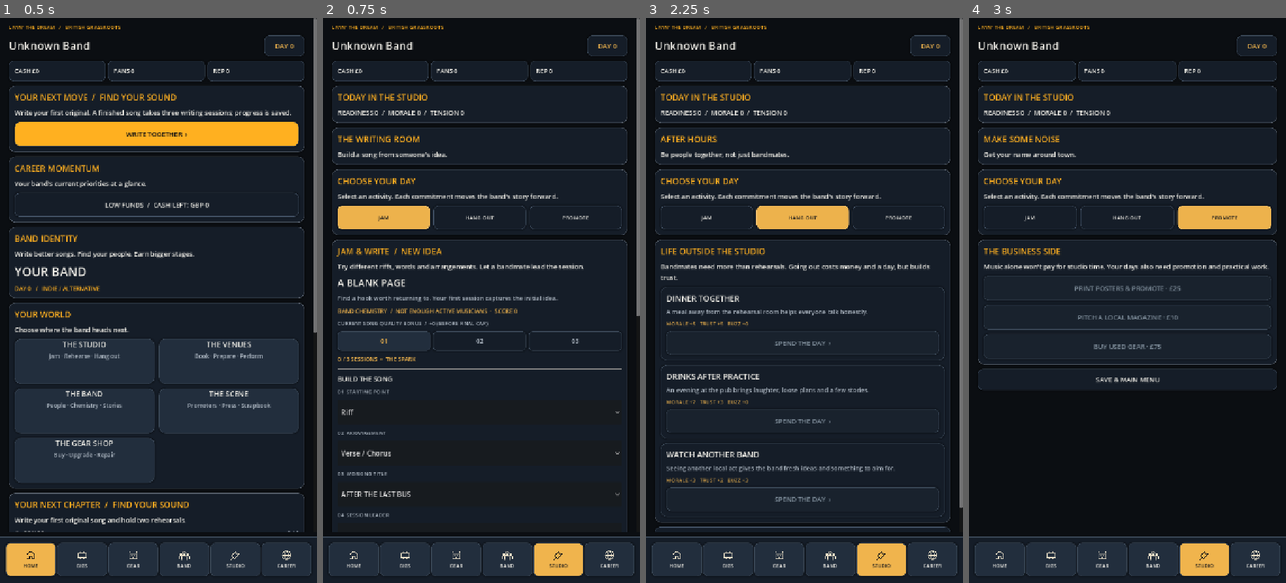
Above: before the commit, frames 1-4 (left to right).
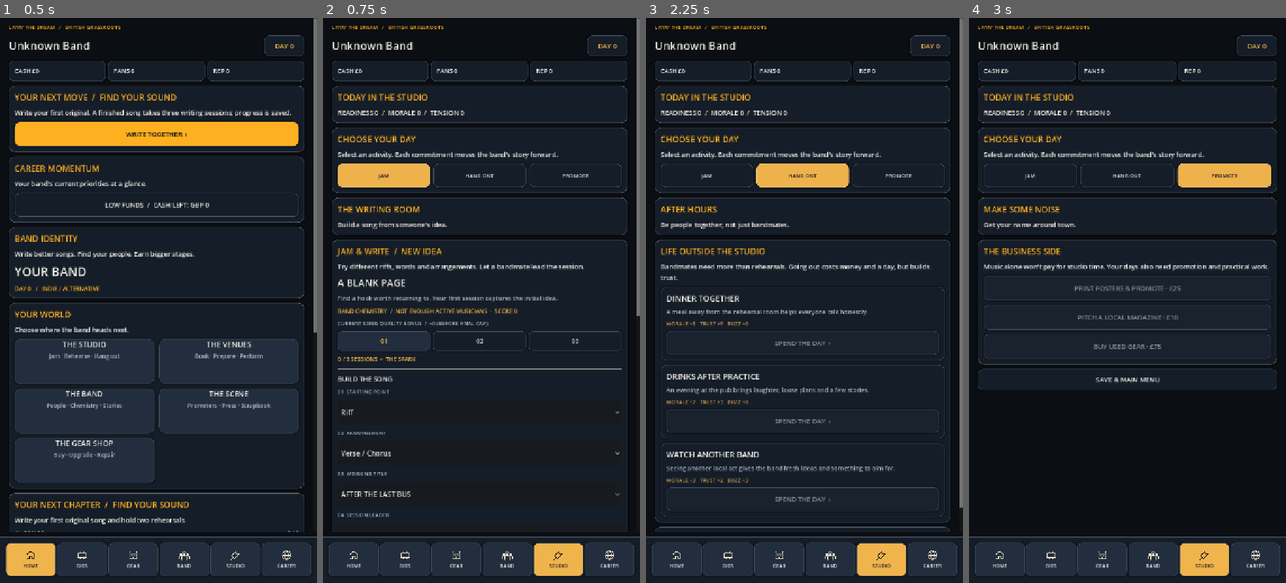
Above: after the commit, the same moments.

Repository: alimuir654-rgb/BandMaster
Game: Godot game, scene res://Scenes/CareerHub.tscn
The game is run twice, just before and just after one commit, with the same random seed, the same clock (stepped at 60 frames per second) and the same inputs. This scene is started directly instead of the project's main scene.
Inputs:
- Up to frame 1 (0.5 s): no input
- Up to frame 2 (0.75 s): click "WRITE TOGETHER ›" at 0.5 s
- Up to frame 3 (2.25 s): click "JAM" at 1.25 s; click "HANG OUT" at 2 s
- Up to frame 4 (3 s): click "PROMOTE" at 2.75 s

Frame 1 is identical in both runs. In frame 2, 4.2% of the frame differs, in the area x 2-96%, y 20-38%; in frame 3, 4.6%; in frame 4, 4.7%, in the area x 2-98%, y 20-38%.

Commit message:
Put writing, social and promotion mode navigation ahead of imagery

Diff:
--- a/Scripts/career_hub.gd
+++ b/Scripts/career_hub.gd
@@ -859,6 +859,21 @@
    _action(snapshot,"SHOW DAY  /  HEAD TO THE GIG",func() -> void: _switch("GIGS"),true)
  var mode_titles := {"JAM":"THE WRITING ROOM","HANG OUT":"AFTER HOURS","PROMOTE":"MAKE SOME NOISE"}
  var mode_descriptions := {"JAM":"Build a song from someone's idea.","HANG OUT":"Be people together, not just bandmates.","PROMOTE":"Get your name around town."}
+ var switches := _card("CHOOSE YOUR DAY","Select an activity. Each commitment moves the band's story forward.")
+ var navigation := HBoxContainer.new()
+ navigation.add_theme_constant_override("separation",8)
+ switches.add_child(navigation)
+ for mode in ["JAM","HANG OUT","PROMOTE"]:
+  var destination := str(mode)
+  var selected := action_view == destination
+  var button := UI.button(destination,selected)
+  button.custom_minimum_size.y = 54
+  button.add_theme_font_size_override("font_size",12)
+  navigation.add_child(button)
+  button.pressed.connect(func() -> void:
+   action_view = destination
+   _render()
+  )
  var scene_card := _card(str(mode_titles.get(action_view,"THE STUDIO")),str(mode_descriptions.get(action_view,"")))
  var image_path := "res://Art/Backgrounds/%s/studio.webp" % _genre_id()
  if action_view == "HANG OUT":
@@ -876,21 +891,6 @@
   scene_art.mouse_filter = Control.MOUSE_FILTER_IGNORE
   scene_art.texture = load(image_path)
   scene_card.add_child(scene_art)
- var switches := _card("CHOOSE YOUR DAY","Select an activity. Each commitment moves the band's story forward.")
- var navigation := HBoxContainer.new()
- navigation.add_theme_constant_override("separation",8)
- switches.add_child(navigation)
- for mode in ["JAM","HANG OUT","PROMOTE"]:
-  var destination := str(mode)
-  var selected := action_view == destination
-  var button := UI.button(destination,selected)
-  button.custom_minimum_size.y = 54
-  button.add_theme_font_size_override("font_size",12)
-  navigation.add_child(button)
-  button.pressed.connect(func() -> void:
-   action_view = destination
-   _render()
-  )
  if action_view == "JAM":
   var draft: Dictionary = _extra().get("current_song_draft",{})
   var workshop := _card("JAM & WRITE  /  "+("NEW IDEA" if draft.is_empty() else "WORK IN PROGRESS"),"Try different riffs, words and arrangements. Let a bandmate lead the session.")
